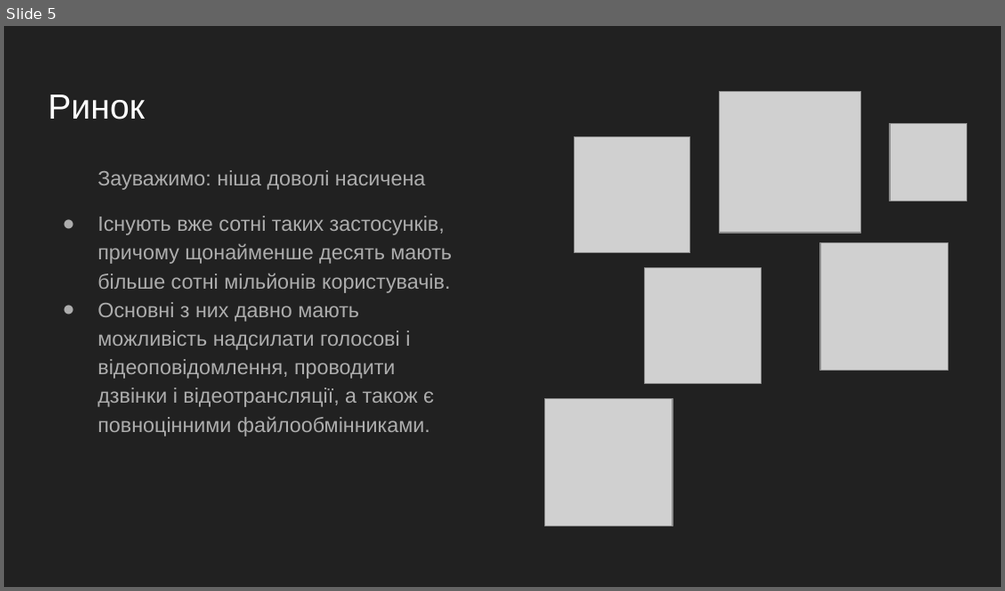
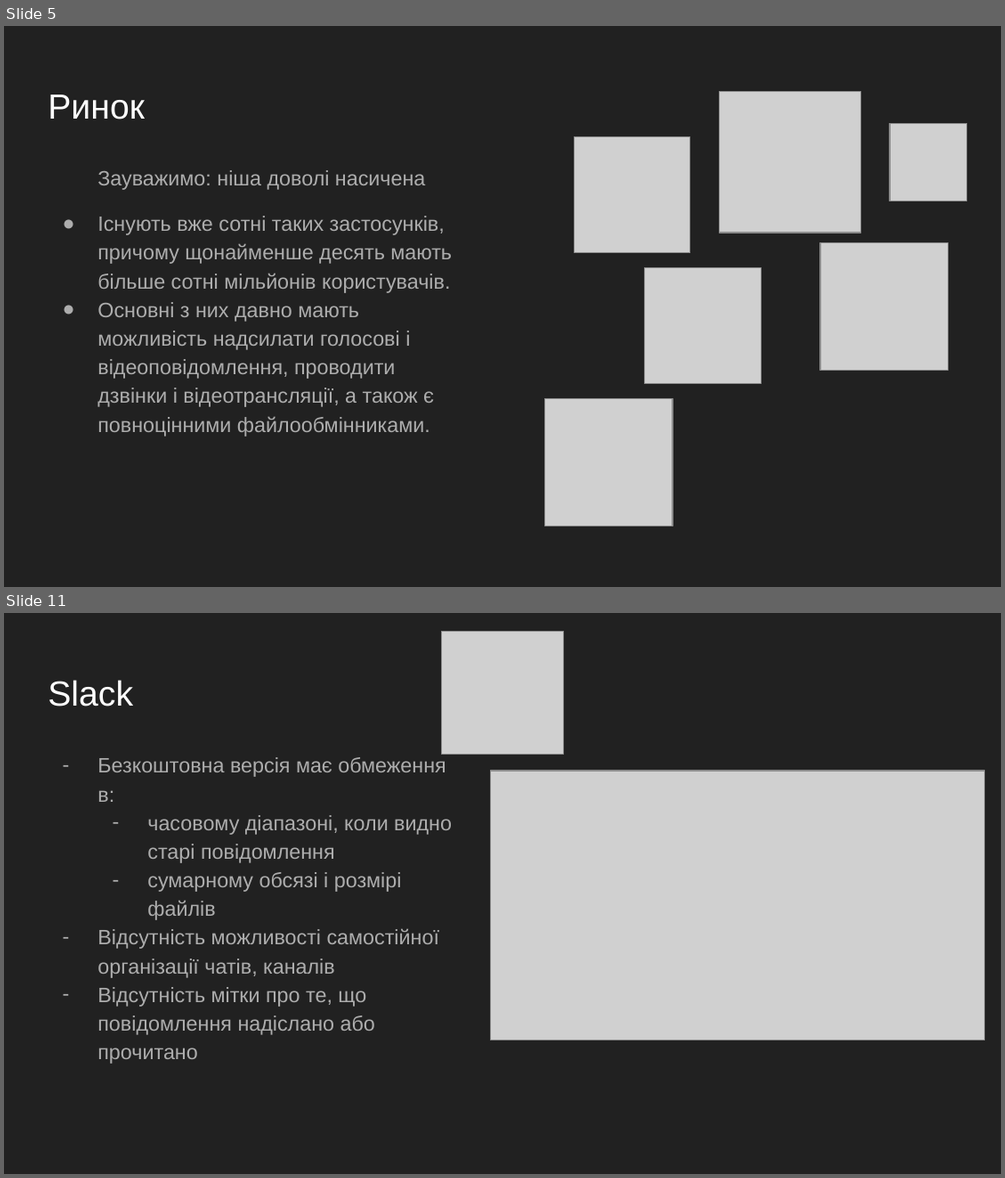
Before and after one commit to witalikh/JustAnotherMessagingApp, a slide deck: Documents/Just Another Messaging App.pptx. Shown one above the other, each under a label of ours: slide 5 before the commit, slides 5 and 11 after it; the slides between them are not shown. The pictures are 1005x591 and 1005x1178 pixels, drawn with LibreOffice and Linux fonts; fonts in the diff are those of the drawing; grey boxes stand for pictures. Boxes give left, top, right and bottom in pixels: in the first picture for what was removed or moved away, otherwise in the second. Text is boxed around its words. In the diff, an @@ line names an element or a change of style, - is before the commit and + after.

```diff
--- a/Documents/Just Another Messaging App.pptx
+++ b/Documents/Just Another Messaging App.pptx
@@ slide 11 added at [4, 613, 1001, 1174], background #212121 @@
@@ picture added at [442, 632, 564, 755] @@
@@ title added at [48, 680, 133, 706], 25.2 pt, text #FFFFFF @@
+Slack
@@ text added at [97, 757, 452, 1063], 15 pt, text #ADADAD @@
+– Безкоштовна версія має обмеження в:
+  – часовому діапазоні, коли видно старі повідомлення
+  – сумарному обсязі і розмірі файлів
+– Відсутність можливості самостійної організації чатів, каналів
+– Відсутність мітки про те, що повідомлення надіслано або прочитано
@@ picture added at [491, 771, 984, 1039] @@
```
Also in this commit, not shown: 3 slides changed, 7 other slides added.
